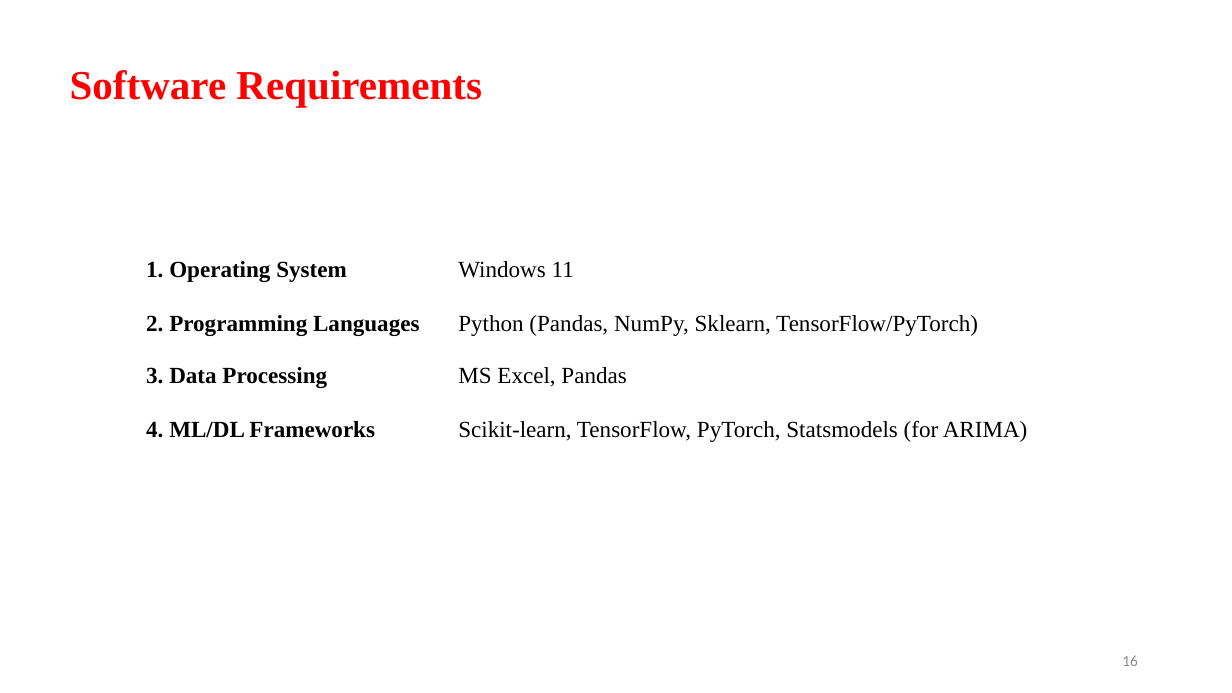
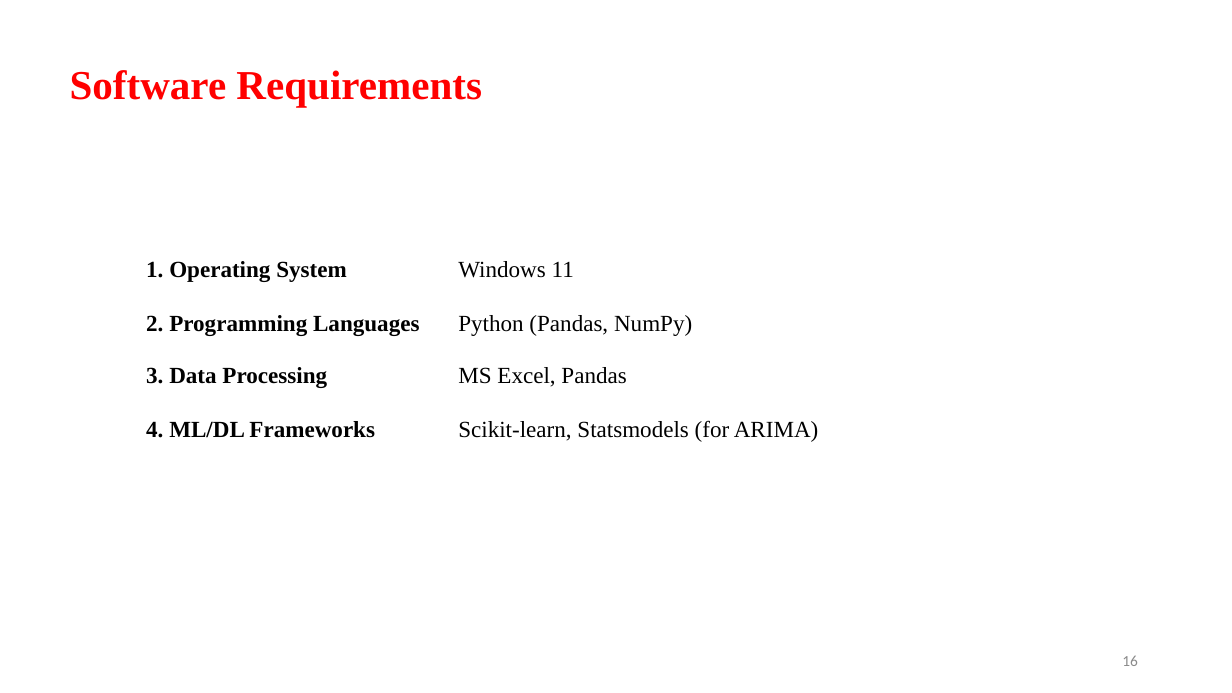
Before and after one commit to Aashif786/Price-Prediction-Model-for-Agricultural-Products, a slide deck: slide 16 of ppts/Final Review.pptx. Drawn at 1232x693 pixels with LibreOffice and Linux fonts; fonts in the diff are those of the drawing; background and template pictures are left out. Boxes give left, top, right and bottom in pixels: in the first picture for what was removed or moved away, otherwise in the second. Text is boxed around its words. In the diff, an @@ line names an element or a change of style, - is before the commit and + after.

```diff
--- a/ppts/Final Review.pptx
+++ b/ppts/Final Review.pptx
@@ table at [137, 252, 1163, 506] @@
-row 2, column 2: Python (Pandas, NumPy, Sklearn, TensorFlow/PyTorch)
+row 2, column 2: Python (Pandas, NumPy)
-row 4, column 2: Scikit-learn, TensorFlow, PyTorch, Statsmodels (for ARIMA)
+row 4, column 2: Scikit-learn, Statsmodels (for ARIMA)
```
Also in this commit, not shown: 7 other files.
